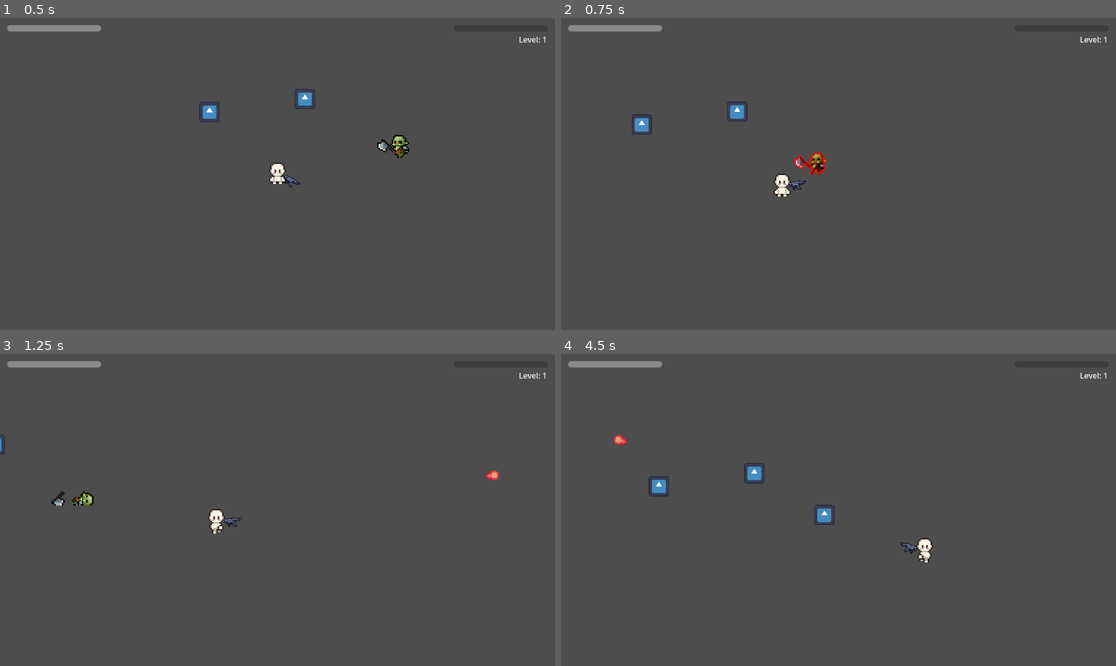
Above: before the commit, frames 1-4 (two rows, left to right).
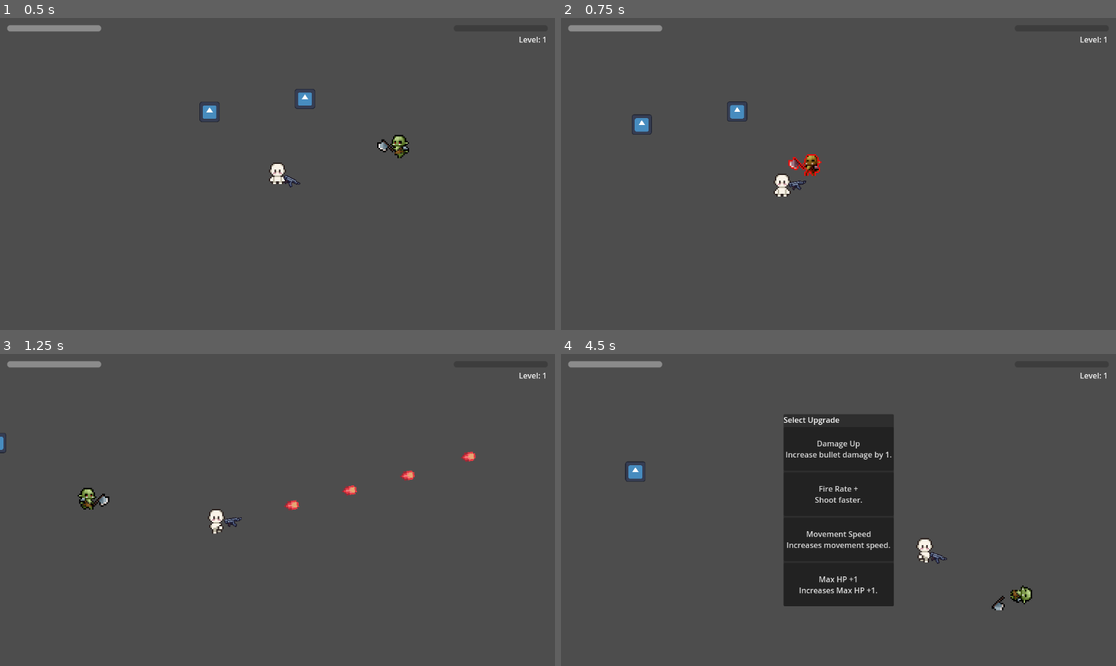
Above: after the commit, the same moments.

Repository: KamalpreetSinghNafray/Survivor-like
Game: Godot game, scene res://scenes/MainLevel.tscn
The game is run twice, just before and just after one commit, with the same random seed, the same clock (stepped at 60 frames per second) and the same inputs. The engine's default icon, where the game draws it, is replaced by a stand-in: a white triangle on a blue panel in a dark square.
Inputs (mouse positions are in pixels of both pictures, inside the frame that each line leads up to):
- Up to frame 1 (0.5 s): no input
- Up to frame 2 (0.75 s): move the mouse to (960, 158) at 0.52 s; press the mouse at (960, 158) at 0.53 s; hold D (move_right) from 0.53 s (still down)
- Up to frame 3 (1.25 s): keep holding D (move_right)
- Up to frame 4 (4.5 s): move the mouse to (727, 525) at 1.27 s; release D (move_right) at 1.28 s; release the mouse at (727, 525) at 1.28 s; hold S (move_down) 1.28-2.03 s; click (727, 525) at 1.35 s; move the mouse to (894, 441) at 2.02 s; press the mouse at (894, 441) at 2.03 s; hold D (move_right) 2.03-2.78 s; move the mouse to (810, 572) at 2.77 s; release the mouse at (810, 572) at 2.78 s; hold W (move_up) 2.78-3.53 s; click (810, 572) at 2.85 s; move the mouse to (1005, 556) at 3.52 s; press the mouse at (1005, 556) at 3.53 s; hold A (move_left) from 3.53 s (still down); tap R (reload, bound only after the commit) at 4.15 s; move the mouse to (672, 463) at 4.27 s; release the mouse at (672, 463) at 4.28 s; click (672, 463) at 4.35 s

Frame 1 is identical in both runs. In frame 2, 0.3% of the frame differs, in the area x 40-49%, y 43-51%; in frame 3, 0.7%; in frame 4, 13%, in the area x 9-85%, y 19-83%.

Commit message:
Implement upgrade and contract system
Add game progression system with upgrades, difficulty modifiers (contracts), and choice UI. Includes GameManager autoload for state management, UpgradeData/ContractData resources with databases, and ChoiceMenu UI for selecting between options. Updates player, enemy, and spawner logic to apply multipliers and handle paused state.

Diff:
--- /dev/null
+++ b/data/contracts/BloodMoon.tres
@@ -0,0 +1,13 @@
+[gd_resource type="Resource" script_class="ContractData" load_steps=2 format=3 uid="uid://1y8irayciici"]
+
+[ext_resource type="Script" uid="uid://c74mi3g55nmlu" path="res://scripts/resources/ContractData.gd" id="1_st4km"]
+
+[resource]
+script = ExtResource("1_st4km")
+id = "BloodMoon"
+title = "Blood Moon"
+description = "Enemies move 40% faster."
+reward_title = "Sharpened Bullets"
+reward_text = "Damage +2"
+reward_effect = "damage"
+reward_value = 0.0
--- /dev/null
+++ b/data/contracts/GlassCannon.tres
@@ -0,0 +1,12 @@
+[gd_resource type="Resource" script_class="ContractData" load_steps=2 format=3 uid="uid://dng5sy76qsu85"]
+
+[ext_resource type="Script" uid="uid://c74mi3g55nmlu" path="res://scripts/resources/ContractData.gd" id="1_8odn4"]
+
+[resource]
+script = ExtResource("1_8odn4")
+id = "GlassCannon"
+title = "Glass Cannon"
+description = "HP becomes 1."
+reward_text = "Fire rate +25%"
+effect = "glass_cannon"
+value = 1.0
--- /dev/null
+++ b/data/contracts/Greed.tres
@@ -0,0 +1,12 @@
+[gd_resource type="Resource" script_class="ContractData" load_steps=2 format=3 uid="uid://daf5t7rc6cefc"]
+
+[ext_resource type="Script" uid="uid://c74mi3g55nmlu" path="res://scripts/resources/ContractData.gd" id="1_udqfa"]
+
+[resource]
+script = ExtResource("1_udqfa")
+id = ""
+title = ""
+description = ""
+reward_text = ""
+effect = ""
+value = 1.0
--- /dev/null
+++ b/data/contracts/NoMercy.tres
@@ -0,0 +1,12 @@
+[gd_resource type="Resource" script_class="ContractData" load_steps=2 format=3 uid="uid://iqujkx53u4jh"]
+
+[ext_resource type="Script" uid="uid://c74mi3g55nmlu" path="res://scripts/resources/ContractData.gd" id="1_1n746"]
+
+[resource]
+script = ExtResource("1_1n746")
+id = ""
+title = ""
+description = ""
+reward_text = ""
+effect = ""
+value = 1.0
--- /dev/null
+++ b/data/contracts/Overpopulation.tres
@@ -0,0 +1,12 @@
+[gd_resource type="Resource" script_class="ContractData" load_steps=2 format=3 uid="uid://c88nfkbatm727"]
+
+[ext_resource type="Script" uid="uid://c74mi3g55nmlu" path="res://scripts/resources/ContractData.gd" id="1_f0m3n"]
+
+[resource]
+script = ExtResource("1_f0m3n")
+id = "over_population"
+title = "Over Population"
+description = "Double enemy spawn rate."
+reward_text = "50% more XP"
+effect = "spawn_rate"
+value = 2.0
--- /dev/null
+++ b/data/upgrades/BulletSpeed.tres
@@ -0,0 +1,11 @@
+[gd_resource type="Resource" script_class="UpgradeData" load_steps=2 format=3 uid="uid://cxun8bhk7xg4x"]
+
+[ext_resource type="Script" uid="uid://blku1wxftenj" path="res://scripts/resources/UpgradeData.gd" id="1_w4nx2"]
+
+[resource]
+script = ExtResource("1_w4nx2")
+id = ""
+title = ""
+description = ""
+effect = ""
+value = 1.0
--- /dev/null
+++ b/data/upgrades/FireRate.tres
@@ -0,0 +1,11 @@
+[gd_resource type="Resource" script_class="UpgradeData" load_steps=2 format=3 uid="uid://gh5cbo70cbrv"]
+
+[ext_resource type="Script" uid="uid://blku1wxftenj" path="res://scripts/resources/UpgradeData.gd" id="1_uyetr"]
+
+[resource]
+script = ExtResource("1_uyetr")
+id = "firerate"
+title = "Fire Rate +"
+description = "Shoot faster."
+effect = "fire_rate"
+value = 0.9
--- /dev/null
+++ b/data/upgrades/MaxHP.tres
@@ -0,0 +1,11 @@
+[gd_resource type="Resource" script_class="UpgradeData" load_steps=2 format=3 uid="uid://dt80r10sviat5"]
+
+[ext_resource type="Script" uid="uid://blku1wxftenj" path="res://scripts/resources/UpgradeData.gd" id="1_76xpg"]
+
+[resource]
+script = ExtResource("1_76xpg")
+id = "max_hp"
+title = "Max HP +1"
+description = "Increases Max HP +1."
+effect = "max_hp"
+value = 1.0
--- /dev/null
+++ b/data/upgrades/MoveSpeed.tres
@@ -0,0 +1,11 @@
+[gd_resource type="Resource" script_class="UpgradeData" load_steps=2 format=3 uid="uid://5r2ofnbk1y6y"]
+
+[ext_resource type="Script" uid="uid://blku1wxftenj" path="res://scripts/resources/UpgradeData.gd" id="1_1yc43"]
+
+[resource]
+script = ExtResource("1_1yc43")
+id = "move_speed"
+title = "Movement Speed"
+description = "Increases movement speed."
+effect = "move_speed"
+value = 1.0
--- /dev/null
+++ b/data/upgrades/damage.tres
@@ -0,0 +1,11 @@
+[gd_resource type="Resource" script_class="UpgradeData" load_steps=2 format=3 uid="uid://c84ewuhn0ew8n"]
+
+[ext_resource type="Script" uid="uid://blku1wxftenj" path="res://scripts/resources/UpgradeData.gd" id="1_ep6jo"]
+
+[resource]
+script = ExtResource("1_ep6jo")
+id = "damage"
+title = "Damage Up"
+description = "Increase bullet damage by 1."
+effect = "damage"
+value = 1.0
--- a/project.godot
+++ b/project.godot
@@ -14,6 +14,10 @@
 run/main_scene="uid://def3p33h7gvvt"
 config/features=PackedStringArray("4.4", "Forward Plus")
 config/icon="res://icon.svg"
+
+[autoload]
+
+Game_Manager="*res://scripts/GameManager.gd"
 
 [input]
 
@@ -48,7 +52,8 @@
 }
 reload={
 "deadzone": 0.2,
-"events": []
+"events": [Object(InputEventKey,"resource_local_to_scene":false,"resource_name":"","device":-1,"window_id":0,"alt_pressed":false,"shift_pressed":false,"ctrl_pressed":false,"meta_pressed":false,"pressed":false,"keycode":0,"physical_keycode":82,"key_label":0,"unicode":114,"location":0,"echo":false,"script":null)
+]
 }
 
 [rendering]
--- /dev/null
+++ b/scenes/UI/ChoiceMenu.tscn
@@ -0,0 +1,41 @@
+[gd_scene load_steps=2 format=3 uid="uid://7yo3gvrl7asl"]
+
+[ext_resource type="Script" uid="uid://ckwpi3k563mck" path="res://scripts/UI/ChoiceMenu.gd" id="1_5v8xb"]
+
+[node name="UpgradeMenu" type="CanvasLayer"]
+visible = false
+script = ExtResource("1_5v8xb")
+
+[node name="Panel" type="PanelContainer" parent="."]
+anchors_preset = 8
+anchor_left = 0.5
+anchor_top = 0.5
+anchor_right = 0.5
+anchor_bottom = 0.5
+offset_left = -64.0
+offset_top = -31.0
+offset_right = 64.0
+offset_bottom = 31.0
+grow_horizontal = 2
+grow_vertical = 2
+size_flags_horizontal = 3
+size_flags_vertical = 3
+
+[node name="VBoxContainer" type="VBoxContainer" parent="Panel"]
+layout_mode = 2
+
+[node name="RichTextLabel" type="RichTextLabel" parent="Panel/VBoxContainer"]
+layout_mode = 2
+fit_content = true
+scroll_active = false
+autowrap_mode = 0
+tab_size = 9
+
+[node name="UpgradeButton1" type="Button" parent="Panel/VBoxContainer"]
+layout_mode = 2
+
+[node name="UpgradeButton2" type="Button" parent="Panel/VBoxContainer"]
+layout_mode = 2
+
+[node name="UpgradeButton3" type="Button" parent="Panel/VBoxContainer"]
+layout_mode = 2
--- a/scenes/UI/HUD.tscn
+++ b/scenes/UI/HUD.tscn
@@ -19,6 +19,7 @@
 
 [node name="health bar" type="ProgressBar" parent="Control"]
 texture_filter = 1
+layout_mode = 0
 offset_right = 195.0
 offset_bottom = 13.0
 value = 47.0
--- a/scenes/player/Player.tscn
+++ b/scenes/player/Player.tscn
@@ -1,10 +1,11 @@
-[gd_scene load_steps=21 format=3 uid="uid://cyotrloupbflf"]
+[gd_scene load_steps=22 format=3 uid="uid://cyotrloupbflf"]
 
 [ext_resource type="Script" uid="uid://mhapnwsw741e" path="res://scripts/player/player.gd" id="1_wr5hl"]
 [ext_resource type="PackedScene" uid="uid://c7xwnwxmq04fe" path="res://scenes/Bullet.tscn" id="2_4kuee"]
 [ext_resource type="Texture2D" uid="uid://ccgfn7hdne01l" path="res://art/player/16x16 All Animations-Sheet.png" id="3_4kuee"]
 [ext_resource type="Texture2D" uid="uid://drvuul1vmujvw" path="res://art/player/Weapons.png" id="4_524rm"]
 [ext_resource type="PackedScene" uid="uid://b7iw4vnhe1gdn" path="res://scenes/UI/HUD.tscn" id="5_tpg5x"]
+[ext_resource type="PackedScene" uid="uid://7yo3gvrl7asl" path="res://scenes/UI/ChoiceMenu.tscn" id="6_c3xxp"]
 
 [sub_resource type="CapsuleShape2D" id="CapsuleShape2D_gfjak"]
 radius = 6.0
@@ -125,6 +126,8 @@
 fire_rate = 0.1
 max_ammo = 30
 
+[node name="PlayerStats" type="Node" parent="."]
+
 [node name="CollisionShape2D" type="CollisionShape2D" parent="."]
 shape = SubResource("CapsuleShape2D_gfjak")
 
@@ -155,3 +158,5 @@
 position_smoothing_speed = 10.0
 
 [node name="Hud" parent="." instance=ExtResource("5_tpg5x")]
+
+[node name="ChoiceMenu" parent="." instance=ExtResource("6_c3xxp")]
--- /dev/null
+++ b/scripts/GameManager.gd
@@ -0,0 +1,63 @@
+extends Node
+
+var gameplay_paused := false
+
+var xp_multiplier := 1.0
+
+var enemy_speed_multiplier := 1.0
+var enemy_health_multiplier := 1.0
+var enemy_damage_multiplier := 1.0
+
+var spawn_rate_multiplier := 1.0
+
+var active_contracts: Array = []
+
+var contract_interval := 20.0
+var time_until_contract := contract_interval
+
+
+func _process(delta):
+
+	if gameplay_paused:
+		return
+
+	time_until_contract -= delta
+
+
+func should_show_contract() -> bool:
+
+	if time_until_contract <= 0:
+
+		time_until_contract = contract_interval
+
+		return true
+
+	return false
+
+
+func apply_contract(contract: ContractData):
+
+	active_contracts.append(contract)
+	print(contract)
+	print(contract.get_script())
+	print(contract.get_property_list())
+
+
+	match contract.effect:
+
+		"enemy_speed":
+			enemy_speed_multiplier *= contract.value
+
+		"enemy_health":
+			enemy_health_multiplier *= contract.value
+
+		"spawn_rate":
+			spawn_rate_multiplier *= contract.value
+
+		"glass_cannon":
+			pass
+
+		"no_heal":
+			pass
+
+	print("Contract:", contract.title)
--- /dev/null
+++ b/scripts/UI/ChoiceMenu.gd
@@ -0,0 +1,48 @@
+extends CanvasLayer
+
+signal choice_selected(choice)
+
+@onready var container: VBoxContainer = $Panel/VBoxContainer
+@onready var text: RichTextLabel = $Panel/VBoxContainer/RichTextLabel
+
+var current_choices: Array = []
+
+func show_choices(choices: Array):
+
+	visible = true
+	Game_Manager.gameplay_paused = true
+
+	current_choices = choices.duplicate()
+	current_choices.shuffle()
+
+	# Remove old buttons
+	for child in container.get_children():
+		if child != text:
+			child.queue_free()
+
+	# Title
+	if current_choices.size() > 0:
+		if current_choices[0] is UpgradeData:
+			text.text = "Select Upgrade"
+		elif current_choices[0] is ContractData:
+			text.text = "Select Contract"
+
+	# Create buttons
+	for choice in current_choices:
+
+		var button := Button.new()
+		if choice.title.length() > 2:
+			button.custom_minimum_size = Vector2(0, 90)
+			button.autowrap_mode = TextServer.AUTOWRAP_OFF
+			button.text = "%s\n%s" % [
+				choice.title,
+				choice.description
+			]
+
+			button.pressed.connect(func():
+				choice_selected.emit(choice)
+				visible = false
+				Game_Manager.gameplay_paused = false
+			)
+
+			container.add_child(button)
--- a/scripts/enemy/enemy.gd
+++ b/scripts/enemy/enemy.gd
@@ -5,6 +5,7 @@
 
 @export var max_hp := 3
 @export var xp_gem_scene: PackedScene
+
 @export var attack_range := 35.0
 @export var attack_damage := 1
 @export var attack_windup := 0.15
@@ -15,6 +16,7 @@
 var player: CharacterBody2D
 
 var hp: int
+
 var dead := false
 var hurt := false
 var attacking := false
@@ -22,7 +24,13 @@
 
 
 func _ready():
+
 	add_to_group("Enemy")
+
+	# Apply current run modifiers
+	move_speed *= Game_Manager.enemy_speed_multiplier
+	max_hp = int(round(max_hp * Game_Manager.enemy_health_multiplier))
+	attack_damage = int(round(attack_damage * Game_Manager.enemy_damage_multiplier))
 
 	hp = max_hp
 
@@ -30,10 +38,13 @@
 
 
 func _physics_process(delta):
+
+	if Game_Manager.gameplay_paused:
+		return
+
 	if dead or hurt:
 		return
 
-	# Keep searching until we find the player
 	if player == null:
 		player = get_tree().get_first_node_in_group("Player")
 		if player == null:
@@ -42,12 +53,11 @@
 	var dir = player.global_position - global_position
 	var distance = dir.length()
 
-	# Face player
 	if dir.x != 0:
 		animated_sprite.flip_h = dir.x < 0
 
-	# Attack
 	if distance <= attack_range:
+
 		velocity = Vector2.ZERO
 		move_and_slide()
 
@@ -56,8 +66,8 @@
 
 		return
 
-	# Chase
 	if !attacking:
+
 		velocity = velocity.move_toward(
 			dir.normalized() * move_speed,
 			acceleration * delta
@@ -68,7 +78,9 @@
 		if animated_sprite.animation != "walk":
 			animated_sprite.play("walk")
 
+
 func attack():
+
 	attacking = true
 	can_attack = false
 
@@ -99,6 +111,7 @@
 
 
 func take_damage(amount):
+
 	if dead:
 		return
 
@@ -126,6 +139,7 @@
 
 
 func die():
+
 	if dead:
 		return
 
@@ -137,10 +151,12 @@
 
 	await animated_sprite.animation_finished
 
-	# Spawn XP Gem
 	if xp_gem_scene:
+
 		var xp_gem = xp_gem_scene.instantiate()
+
 		get_tree().current_scene.add_child(xp_gem)
+
 		xp_gem.global_position = global_position + Vector2(
 			randf_range(-8, 8),
 			randf_range(-8, 8)
--- a/scripts/enemy_spawner.gd
+++ b/scripts/enemy_spawner.gd
@@ -3,60 +3,86 @@
 @export var enemy_scene: PackedScene
 @export var player: Node2D
 
-# Spawning variables
-var current_spawn_time: float = 1.5
-var min_spawn_time: float = 0.2
-var difficulty_scaling: float = 0.95 # Multiplies spawn time every 10 seconds
+var base_spawn_time := 1.5
+var current_spawn_time := 1.5
+var min_spawn_time := 0.2
+var difficulty_scaling := 0.95
 
 var spawn_timer: Timer
 var difficulty_timer: Timer
 
-func _ready() -> void:
+
+func _ready():
 	randomize()
 
-	# Setup the timer that spawns enemies
 	spawn_timer = Timer.new()
-	spawn_timer.wait_time = current_spawn_time
 	spawn_timer.timeout.connect(_on_spawn_timer_timeout)
 	add_child(spawn_timer)
-	spawn_timer.start()
 
-	# Setup the timer that increases difficulty over time
 	difficulty_timer = Timer.new()
-	difficulty_timer.wait_time = 10.0 # Difficulty increases every 10 seconds
+	difficulty_timer.wait_time = 10.0
 	difficulty_timer.timeout.connect(_on_difficulty_timer_timeout)
 	add_child(difficulty_timer)
+
+	_update_spawn_timer()
+
+	spawn_timer.start()
 	difficulty_timer.start()
 
-func _on_spawn_timer_timeout() -> void:
-	# Don't spawn if the player is missing or dead, or if no scene is assigned
-	if not is_instance_valid(player) or not enemy_scene:
+
+func _physics_process(_delta):
+
+	if Game_Manager.gameplay_paused:
+
+		if !spawn_timer.paused:
+			spawn_timer.paused = true
+
+		if !difficulty_timer.paused:
+			difficulty_timer.paused = true
+
+	else:
+
+		spawn_timer.paused = false
+		difficulty_timer.paused = false
+
+
+func _update_spawn_timer():
+
+	spawn_timer.wait_time = current_spawn_time / Game_Manager.spawn_rate_multiplier
+
+
+func _on_spawn_timer_timeout():
+
+	if !is_instance_valid(player):
 		return
-	if player.get("dead") == true:
+
+	if player.dead:
+		return
+
+	if enemy_scene == null:
 		return
 
 	var enemy = enemy_scene.instantiate()
 
-	# Calculate a spawn position just outside the camera's view
-	# Using the viewport's longest side ensures the radius is always off-screen
 	var viewport_size = get_viewport().get_visible_rect().size
 	var spawn_radius = max(viewport_size.x, viewport_size.y) / 1.5
 
-	# Pick a random angle (TAU is 2 * PI, representing a full circle in radians)
-	var random_angle = randf() * TAU
-	var spawn_offset = Vector2(cos(random_angle), sin(random_angle)) * spawn_radius
+	var angle = randf() * TAU
 
-	enemy.global_position = player.global_position + spawn_offset
+	var offset = Vector2(
+		cos(angle),
+		sin(angle)
+	) * spawn_radius
 
-	# Add enemy to the current scene tree, NOT as a child of the player
-	# This ensures enemies don't move when the spawner or player moves
+	enemy.global_position = player.global_position + offset
+
 	get_tree().current_scene.add_child(enemy)
 
-func _on_difficulty_timer_timeout() -> void:
-	# Gradually decrease the time between spawns
+
+func _on_difficulty_timer_timeout():
+
 	current_spawn_time *= difficulty_scaling
 
-	if current_spawn_time < min_spawn_time:
-		current_spawn_time = min_spawn_time
+	current_spawn_time = max(current_spawn_time, min_spawn_time)
 
-	spawn_timer.wait_time = current_spawn_time
+	_update_spawn_timer()
--- a/scripts/player/player.gd
+++ b/scripts/player/player.gd
@@ -6,6 +6,9 @@
 @export var max_ammo: int = 1000
 @export var reload_time: float = 3.0
 
+@export var bullet_damage := 1
+@export var bullet_speed := 600.0
+
 @export var max_camera_offset := 120.0
 @export var camera_smoothness := 12.0
 
@@ -19,6 +22,7 @@
 @onready var camera: Camera2D = $Camera2D
 @onready var animated_sprite: AnimatedSprite2D = $AnimatedSprite2D
 @onready var hud: CanvasLayer = $Hud
+@onready var choice_menu = $ChoiceMenu
 
 var hp: int
 var current_ammo: int
@@ -41,13 +45,24 @@
 	hp = max_hp
 	current_ammo = max_ammo
 
+	choice_menu.choice_selected.connect(_on_choice_selected)
+
 	hud.update_health(hp, max_hp)
 	hud.update_xp(xp, xp_to_next)
 	hud.update_lvl(level)
-	print(get_groups())
+
 
 func _physics_process(delta):
+
 	if dead:
+		return
+
+	if Game_Manager.should_show_contract():
+		choice_menu.show_choices(ContractDatabase.ALL)
+		return
+
+	if Game_Manager.gameplay_paused:
+		update_camera(delta)
 		return
 
 	move()
@@ -92,14 +107,18 @@
 
 
 func _unhandled_input(event):
+
 	if dead:
 		if event.is_action_pressed("shoot"):
-			get_tree().paused = false
 			get_tree().reload_current_scene()
+		return
+
+	if Game_Manager.gameplay_paused:
 		return
 
 	if event.is_action_pressed("reload"):
 		if current_ammo < max_ammo and !is_reloading:
+			choice_menu.show_choices(UpgradeDatabase.ALL)
 			start_reload()
 
 
@@ -109,6 +128,7 @@
 
 
 func try_shoot():
+
 	if dead or !can_shoot or is_reloading:
 		return
 
@@ -127,13 +147,12 @@
 
 
 func start_reload():
+
 	if is_reloading:
 		return
 
 	is_reloading = true
 	can_shoot = false
-
-	print("Reloading...")
 
 	await get_tree().create_timer(reload_time).timeout
 
@@ -142,16 +161,18 @@
 		is_reloading = false
 		can_shoot = true
 
-		print("Reload Complete. Ammo:", current_ammo)
-
 
 func shoot():
+
 	if bullet_scene == null:
 		push_error("Bullet Scene is not assigned!")
 		return
 
 	var bullet = bullet_scene.instantiate()
 
+	bullet.damage = bullet_damage
+	bullet.speed = bullet_speed
+
 	get_tree().current_scene.add_child(bullet)
 
 	bullet.global_position = muzzle.global_position
@@ -163,6 +184,7 @@
 
 
 func take_damage(amount):
+
 	if dead:
 		return
 
@@ -171,26 +193,24 @@
 	hud.update_health(hp, max_hp)
 
 	start_camera_shake()
-
-	print("Player HP:", hp)
 
 	if hp <= 0:
 		die()
 
 
 func die():
+
 	if dead:
 		return
 
 	dead = true
 	can_shoot = false
+
 	velocity = Vector2.ZERO
 
 	animated_sprite.play("death")
 
 	await animated_sprite.animation_finished
-
-	get_tree().paused = true
 
 
 func start_camera_shake():
@@ -199,6 +219,7 @@
 
 
 func update_camera(delta):
+
 	var viewport_size = get_viewport_rect().size
 	var screen_center = viewport_size * 0.5
 
@@ -223,7 +244,6 @@
 		normalized = normalized.normalized() * length
 
 	var target_offset = normalized * max_camera_offset
-
 	var final_offset = target_offset
 
 	if shake_time > 0.0:
@@ -241,9 +261,9 @@
 		camera_smoothness * delta
 	)
 
-
 func add_xp(amount: int):
-	xp += amount
+
+	xp += int(amount * Game_Manager.xp_multiplier)
 
 	while xp >= xp_to_next:
 		level_up()
@@ -252,17 +272,77 @@
 
 
 func level_up():
+
 	xp -= xp_to_next
 	level += 1
 
 	xp_to_next += 5
 
-	print("LEVEL", level)
-
 	hud.update_lvl(level)
 	hud.update_xp(xp, xp_to_next)
 
-	# TODO:
-	# Pause game
-	# Show upgrade cards
-	# Resume game after selectiona
+	# Show upgrade menu
+	choice_menu.show_choices(UpgradeDatabase.ALL)
+
+
+func _on_choice_selected(choice):
+
+	print("CHOICE RECEIVED:", choice.title)
+
+	if choice is UpgradeData:
+		apply_upgrade(choice)
+
+	elif choice is ContractData:
+		Game_Manager.apply_contract(choice)
+		apply_contract_reward(choice)
+
+
+func apply_upgrade(upgrade: UpgradeData):
+
+	match upgrade.effect:
+
+		"damage":
+			bullet_damage += int(upgrade.value)
+
+		"fire_rate":
+			fire_rate *= upgrade.value
+
+		"move_speed":
+			move_speed += upgrade.value
+
+		"max_hp":
+			max_hp += int(upgrade.value)
+			hp += int(upgrade.value)
+			hud.update_health(hp, max_hp)
+
+		"bullet_speed":
+			bullet_speed += upgrade.value
+
+	print("Upgrade:", upgrade.title)
+
+
+func apply_contract_reward(contract: ContractData):
+
+	match contract.reward_effect:
+
+		"damage":
+			bullet_damage += int(contract.reward_value)
+
+		"fire_rate":
+			fire_rate *= contract.reward_value
+
+		"move_speed":
+			move_speed += contract.reward_value
+
+		"max_hp":
+			max_hp += int(contract.reward_value)
+			hp += int(contract.reward_value)
+			hud.update_health(hp, max_hp)
+
+		"bullet_speed":
+			bullet_speed += contract.reward_value
+
+		"xp_multiplier":
+			Game_Manager.xp_multiplier *= contract.reward_value
+
+	print("Contract Reward:", contract.reward_title)
--- /dev/null
+++ b/scripts/resources/ContractData.gd
@@ -0,0 +1,39 @@
+extends Resource
+class_name ContractData
+
+@export var id: String
+@export var title: String
+@export_multiline var description: String
+@export var reward_value: float = 1.0
+@export var icon: Texture2D
+
+# ---------- Contract Effect ----------
+
+@export_enum(
+	"enemy_speed",
+	"enemy_health",
+	"enemy_damage",
+	"spawn_rate",
+	"player_hp",
+	"glass_cannon",
+	"no_heal"
+)
+var effect: String
+
+@export var value: float = 1.0
+
+# ---------- Reward ----------
+
+@export var reward_title: String
+@export_multiline var reward_text: String
+
+@export_enum(
+	"damage",
+	"fire_rate",
+	"move_speed",
+	"max_hp",
+	"bullet_speed",
+	"xp_multiplier",
+	"none"
+)
+var reward_effect: String = "none"
--- /dev/null
+++ b/scripts/resources/Databases/ContractDatabase.gd
@@ -0,0 +1,10 @@
+extends Node
+class_name ContractDatabase
+
+const ALL = [
+	preload("res://Data/Contracts/BloodMoon.tres"),
+	preload("res://Data/Contracts/GlassCannon.tres"),
+	preload("res://Data/Contracts/Overpopulation.tres"),
+	preload("res://Data/Contracts/NoMercy.tres"),
+	preload("res://Data/Contracts/Greed.tres")
+]
--- /dev/null
+++ b/scripts/resources/Databases/UpgradeDatabase.gd
@@ -0,0 +1,10 @@
+extends Node
+class_name UpgradeDatabase
+
+const ALL = [
+	preload("res://Data/Upgrades/Damage.tres"),
+	preload("res://Data/Upgrades/FireRate.tres"),
+	preload("res://Data/Upgrades/MoveSpeed.tres"),
+	preload("res://Data/Upgrades/MaxHP.tres"),
+	preload("res://Data/Upgrades/BulletSpeed.tres")
+]
--- /dev/null
+++ b/scripts/resources/UpgradeData.gd
@@ -0,0 +1,21 @@
+extends Resource
+class_name UpgradeData
+
+@export var id: String
+@export var title: String
+@export_multiline var description: String
+
+@export var icon: Texture2D
+
+@export_enum(
+	"damage",
+	"fire_rate",
+	"move_speed",
+	"max_hp",
+	"bullet_speed",
+	"bullet_size",
+	"xp_multiplier"
+)
+var effect: String
+
+@export var value: float = 1.0
Not shown, added: scripts/GameManager.gd.uid
Not shown, added: scripts/UI/ChoiceMenu.gd.uid
Not shown, added: scripts/resources/ContractData.gd.uid
Not shown, added: scripts/resources/Databases/ContractDatabase.gd.uid
Not shown, added: scripts/resources/Databases/UpgradeDatabase.gd.uid
Not shown, added: scripts/resources/UpgradeData.gd.uid
